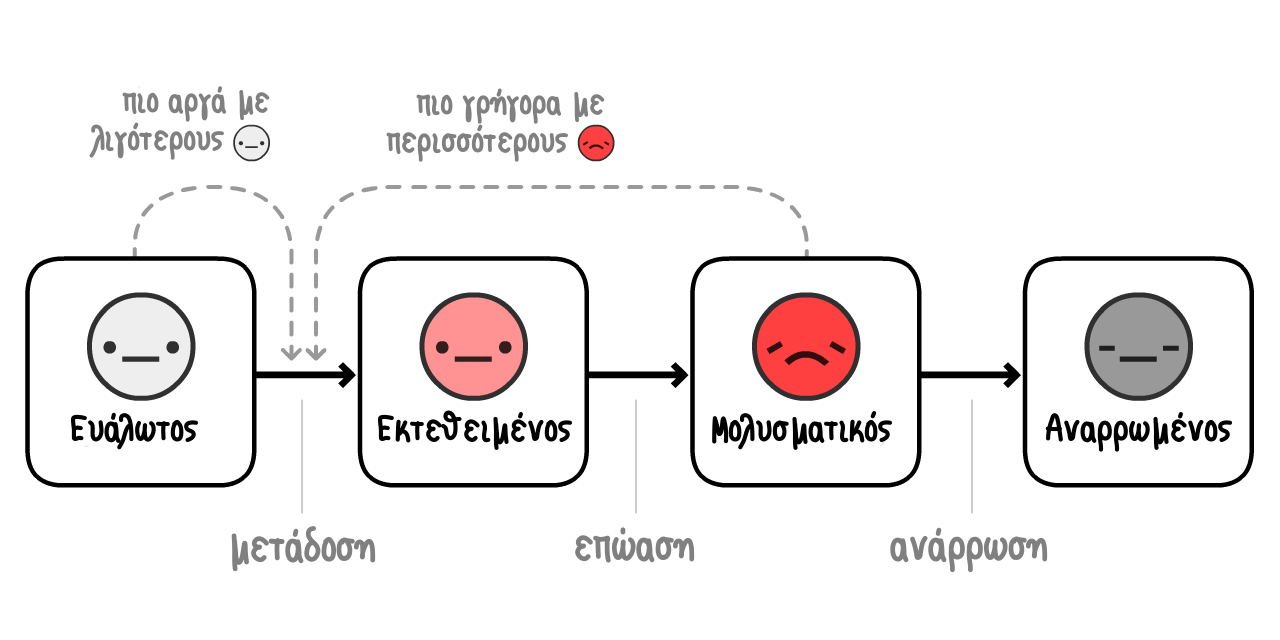
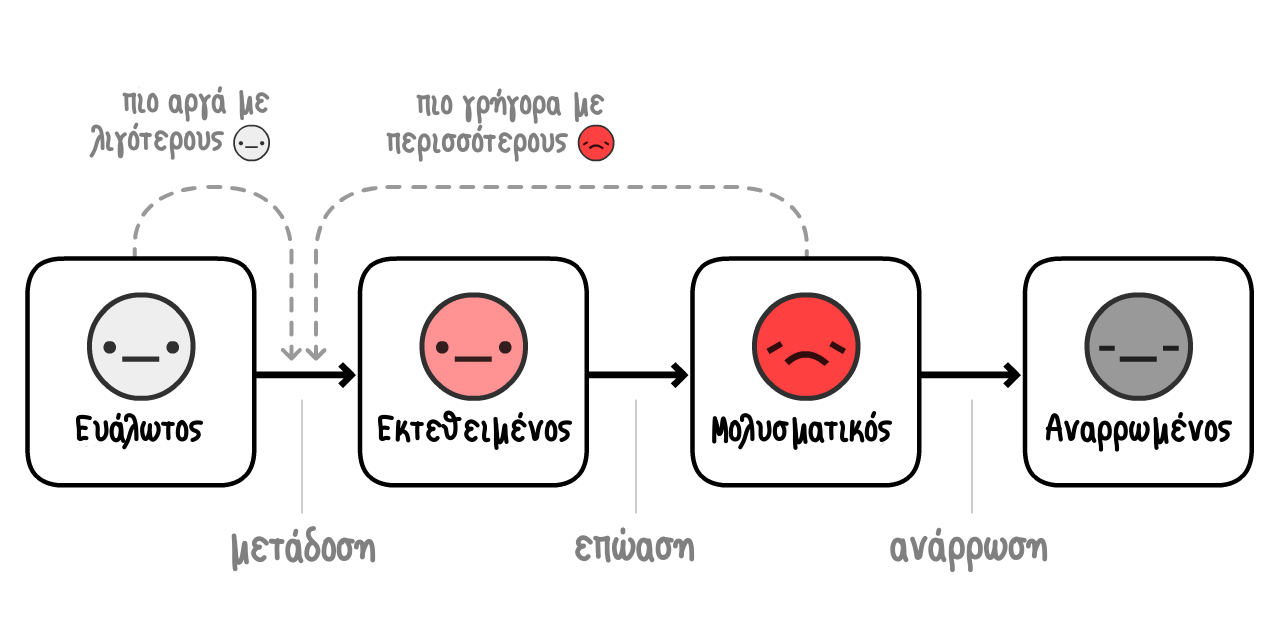
Layer changes from the first 1280 x 640 image to the second:
painted on "Ευάλωτος" over [71, 412, 204, 450]
